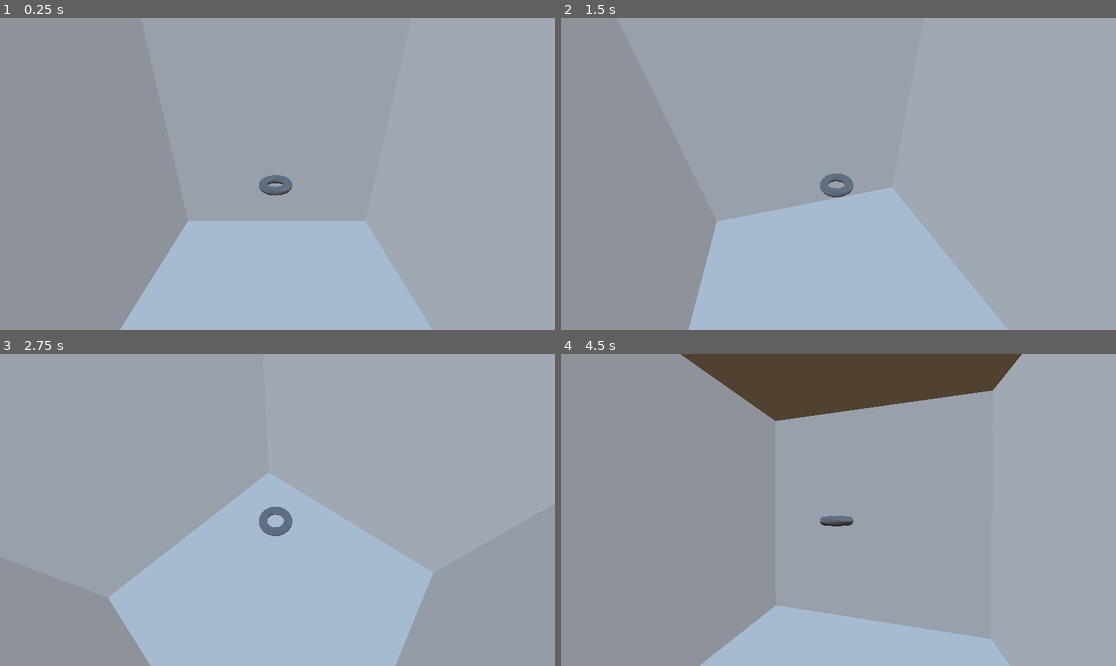
Above: before the commit, frames 1-4 (two rows, left to right).
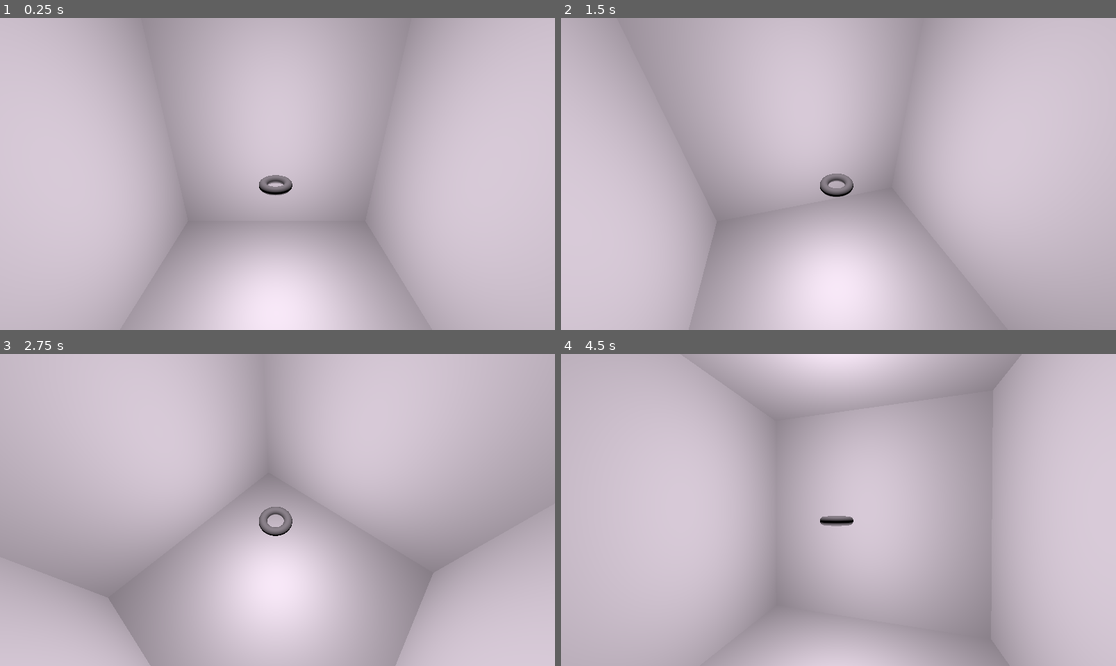
Above: after the commit, the same moments.

Repository: Checkroth/donut-box
Game: Godot game, scene res://main.tscn
Two runs of this game, one before a commit and one after it. Both use one fixed random seed, a clock stepped at 60 frames per second and the inputs below.
Inputs (mouse positions are in pixels of both pictures, inside the frame that each line leads up to):
- Up to frame 1 (0.25 s): no input
- Up to frame 2 (1.5 s): tap Enter at 0.5 s; move the mouse to (960, 158) at 0.52 s; click (960, 158) at 0.67 s; tap Space at 1.25 s; drag from (727, 189) to (810, 236) at 1.27 s
- Up to frame 3 (2.75 s): tap Enter at 2 s; move the mouse to (333, 441) at 2.02 s; click (333, 441) at 2.17 s
- Up to frame 4 (4.5 s): tap Space at 2.75, 4.25 s; drag from (810, 572) to (672, 463) at 2.77 s; tap Enter at 3.5 s; move the mouse to (1005, 556) at 3.52 s; click (1005, 556) at 3.67 s; drag from (672, 463) to (755, 432) at 4.27 s

The runs differ from the first frame. In frame 1, 86% of the frame differs, in the area x 0-100%, y 0-100%; in frame 2, 84%; in frame 3, 83%; in frame 4, 85%.

Commit message:
Add ominlight to inside of cube, remove outer environment

Diff:
--- a/main.tscn
+++ b/main.tscn
@@ -1,22 +1,10 @@
-[gd_scene load_steps=10 format=3 uid="uid://b4s26menwspvw"]
+[gd_scene load_steps=7 format=3 uid="uid://b4s26menwspvw"]
 
 [ext_resource type="PackedScene" uid="uid://yxbr4xpicghv" path="res://assets/cube_container.gltf" id="1_7hikp"]
 [ext_resource type="Script" path="res://main.gd" id="1_ka3e1"]
 [ext_resource type="Script" path="res://camera_gimbal.gd" id="3_baj7e"]
 [ext_resource type="PackedScene" uid="uid://35cmtr5setd" path="res://whitebox_donut.tscn" id="4_j0kn4"]
 [ext_resource type="Script" path="res://donut_grabber.gd" id="5_jswds"]
-
-[sub_resource type="ProceduralSkyMaterial" id="ProceduralSkyMaterial_jbxyj"]
-sky_horizon_color = Color(0.64625, 0.65575, 0.67075, 1)
-ground_horizon_color = Color(0.64625, 0.65575, 0.67075, 1)
-
-[sub_resource type="Sky" id="Sky_jf140"]
-sky_material = SubResource("ProceduralSkyMaterial_jbxyj")
-
-[sub_resource type="Environment" id="Environment_kc5vl"]
-background_mode = 2
-sky = SubResource("Sky_jf140")
-tonemap_mode = 2
 
 [sub_resource type="ConcavePolygonShape3D" id="ConcavePolygonShape3D_spxs7"]
 data = PackedVector3Array(1.5, 1.5, 1.5, 1.5, 1.5, -1.5, 1.5, -1.5, -1.5, 1.5, -1.5, -1.5, 1.5, -1.5, 1.5, 1.5, 1.5, 1. …(1202 unchanged characters)…
@@ -26,7 +14,6 @@
 donut_resource = ExtResource("4_j0kn4")
 
 [node name="WorldEnvironment" type="WorldEnvironment" parent="."]
-environment = SubResource("Environment_kc5vl")
 
 [node name="CameraGimbal" type="Node3D" parent="."]
 script = ExtResource("3_baj7e")
@@ -50,3 +37,13 @@
 
 [node name="DonutGrabber" type="Node3D" parent="."]
 script = ExtResource("5_jswds")
+
+[node name="OmniLight3D" type="OmniLight3D" parent="."]
+transform = Transform3D(1, 0, 0, 0, 1, 0, 0, 0, 1, 0, 0.647703, 0)
+light_color = Color(1, 0.937255, 1, 1)
+light_energy = 0.515
+
+[node name="OmniLight3D2" type="OmniLight3D" parent="."]
+transform = Transform3D(1, 0, 0, 0, 1, 0, 0, 0, 1, -0.000350952, -0.485893, -0.00462782)
+light_color = Color(1, 0.937255, 1, 1)
+light_energy = 0.515
